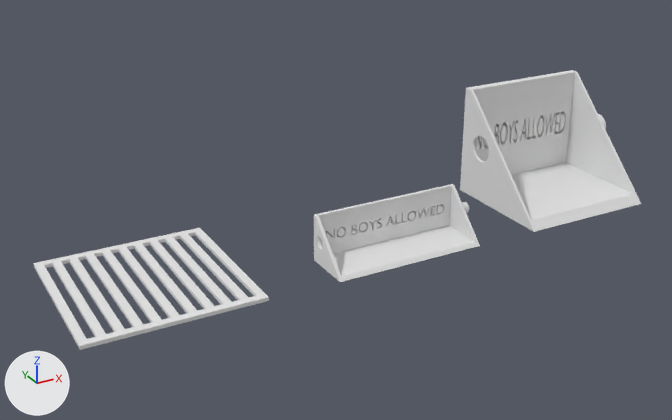
Two versions of the Blender file FridgeBlocker/fridge-blocker.blend, one commit apart.
The view is the same before and after, from a 50 mm lens placed at (-108.0, -554.0, 338.0), pointed at (237.0, 73.0, 25.0). Every picture has the same lights, and +X, +Y and +Z are marked at lower left.

Objects in the first picture: 'Cube', 'Fridge Blocker 100mm', 'Fridge Blocker 40mm'.
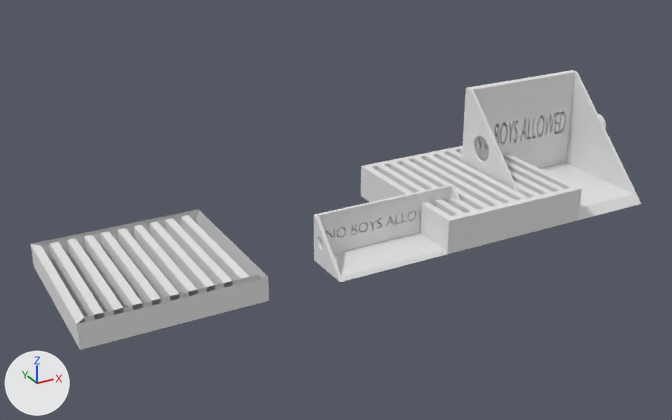
Commit message: Fix spacing on couch blocker

Boxes [x1, y1, x2, y2] around the edits, measured in the pictures (672 x 420 px):
'Cube', moved, rescaled (6% narrower, 11% shorter): before [33, 228, 269, 350]; after [361, 146, 582, 254]
'New Cube', added: after [31, 209, 269, 350]

What the commit changed:
Mesh me_cube_003 is new.
It has 88 vertices, 61 faces and spans x 0.0..140.0, y 0.0..140.0, z 0.0..20.0.
Object 'Cube' (ob_cube) moves from (0.0, 0.0, 0.0) to (300.0, 0.0, 0.0).
Object 'Cube' (ob_cube) is rescaled from (1.0, 1.0, 1.0) to (1.0, 1.0, 10.0).
Object 'New Cube' (ob_new_cube) is new; it shows me_cube_003.
Its location is (0.0, 0.0, 0.0).
